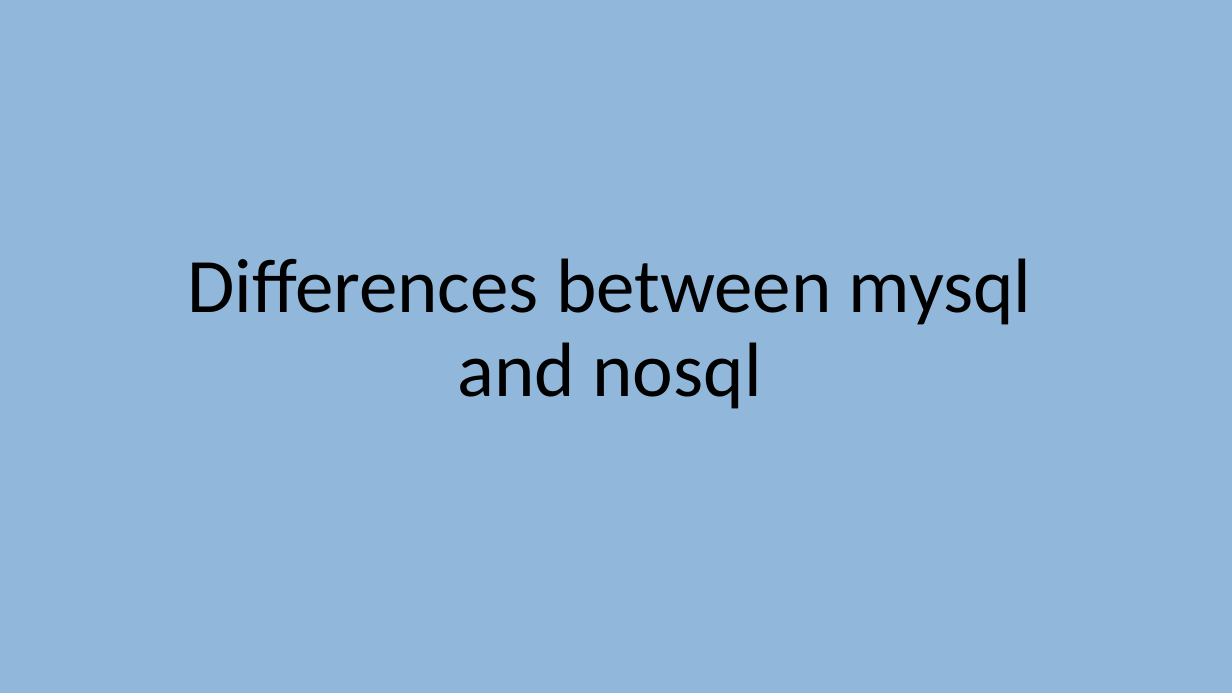
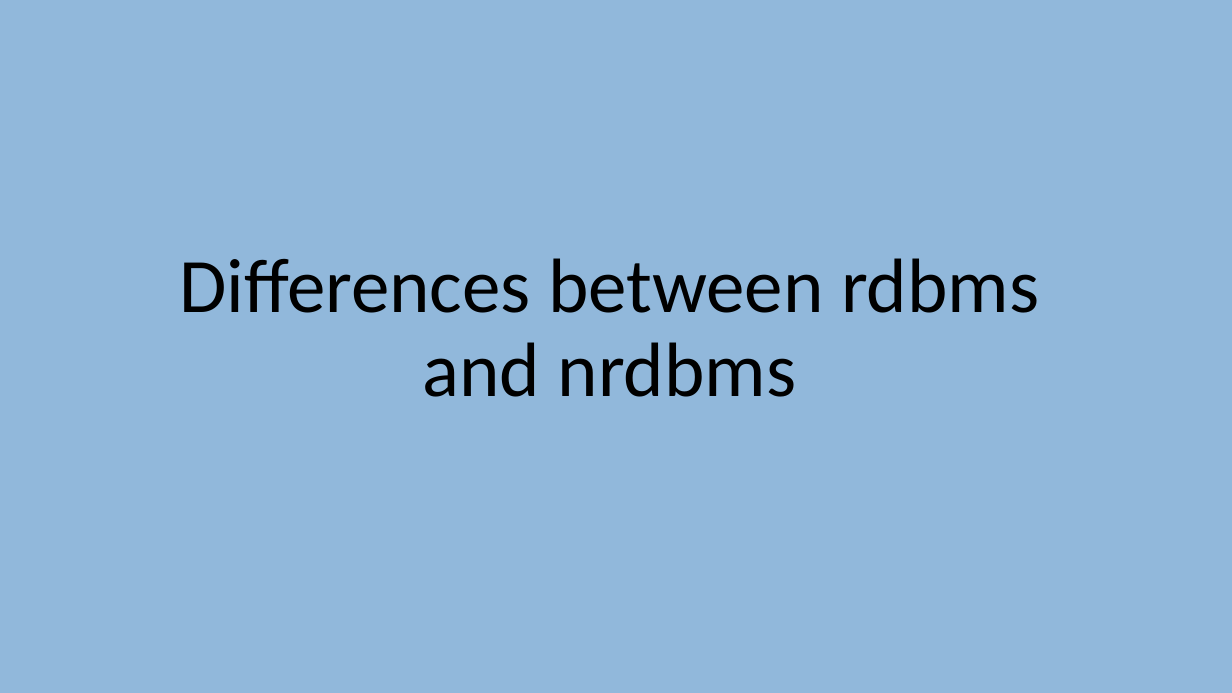
Before and after one commit to EmanueleCitarella/presentationAS, a slide deck: slide 21 of Sql vs NoSql.pptx (slide 20 before the commit). Drawn at 1232x693 pixels with LibreOffice and Linux fonts; fonts in the diff are those of the drawing. Boxes give left, top, right and bottom in pixels: in the first picture for what was removed or moved away, otherwise in the second. Text is boxed around its words. In the diff, an @@ line names an element or a change of style, - is before the commit and + after.

```diff
--- a/Sql vs NoSql.pptx
+++ b/Sql vs NoSql.pptx
@@ title at <box>179,258,1039,397</box>: text changed @@
-Differences between mysql and nosql
+Differences between rdbms and nrdbms
```
Also in this commit, not shown: 4 other slides changed, 2 slides added, 1 slide removed, 1 other file.
